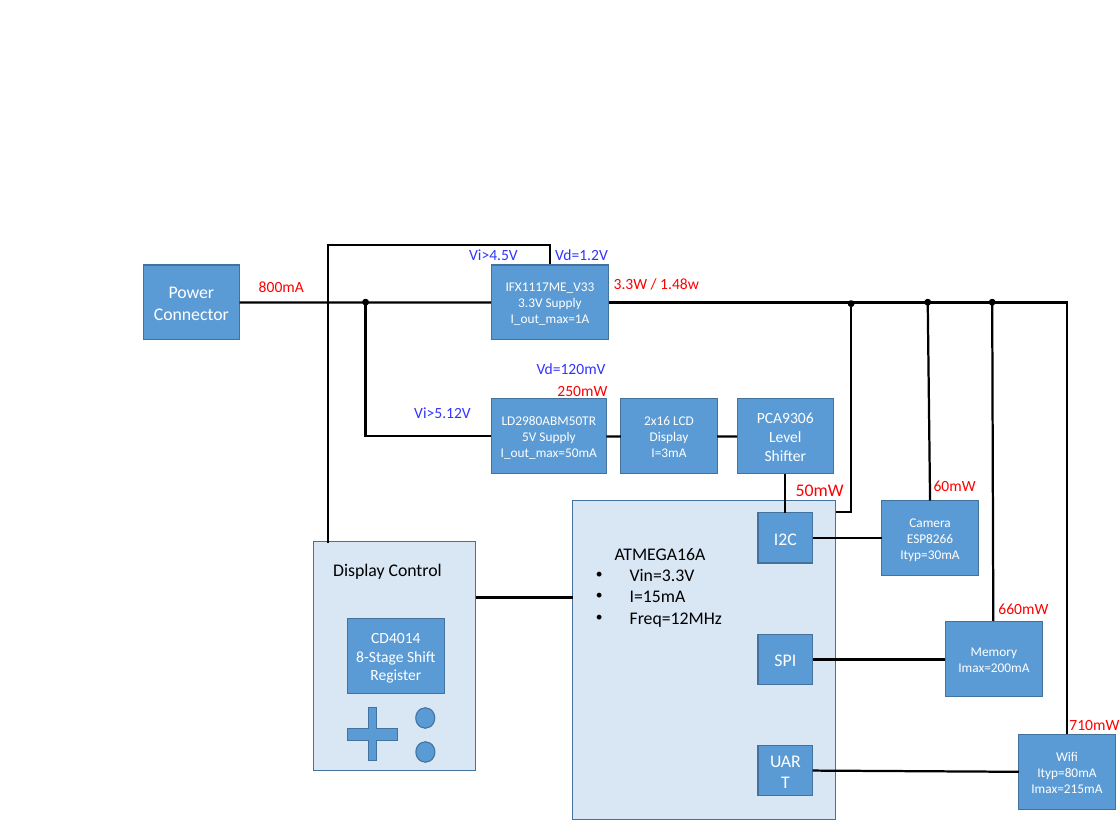
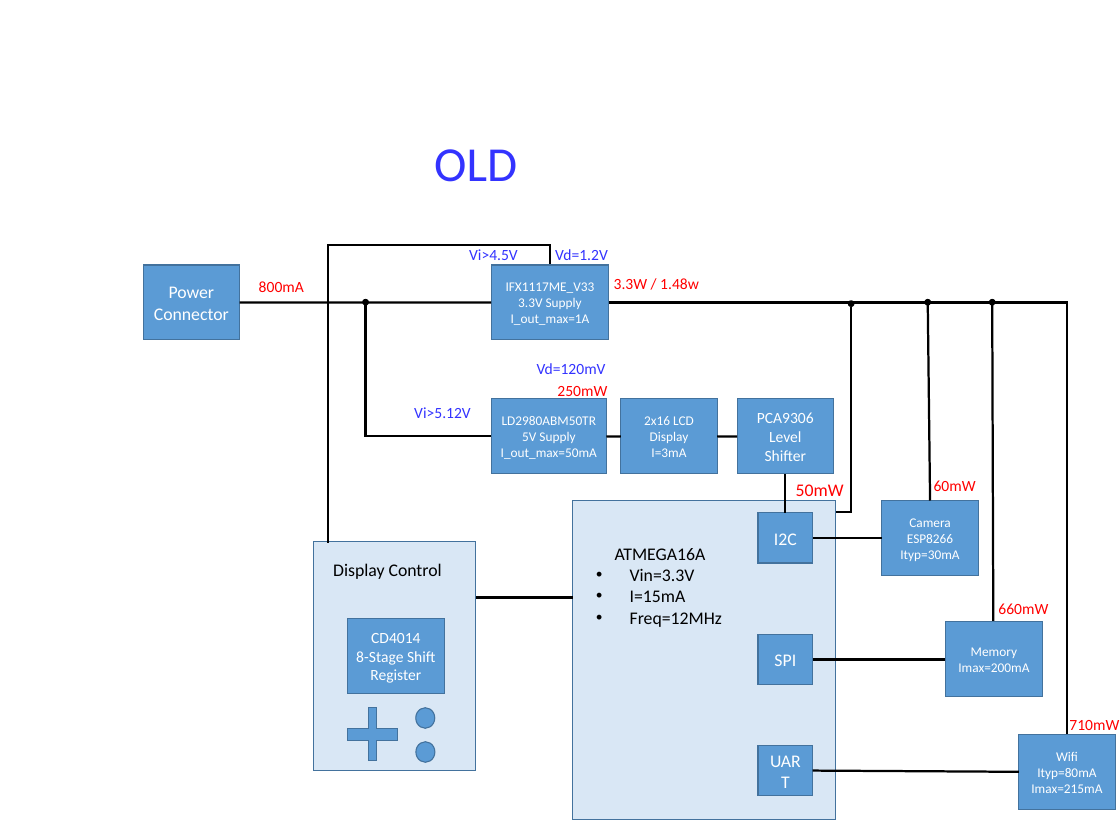
Before and after one commit to vtolenti89/Embedded, a slide deck: slide 2 of Projects/CameraSystem/Docs/Block_Diagram.pptx. Drawn at 1120x840 pixels with LibreOffice and Linux fonts; fonts in the diff are those of the drawing. Boxes give left, top, right and bottom in pixels: in the first picture for what was removed or moved away, otherwise in the second. Text is boxed around its words. In the diff, an @@ line names an element or a change of style, - is before the commit and + after.

```diff
--- a/Projects/CameraSystem/Docs/Block_Diagram.pptx
+++ b/Projects/CameraSystem/Docs/Block_Diagram.pptx
@@ text added at (434,149,517,182), 44 pt, text #3333FF @@
+OLD
```
Also in this commit, not shown: 1 other slide changed, 35 other files.
